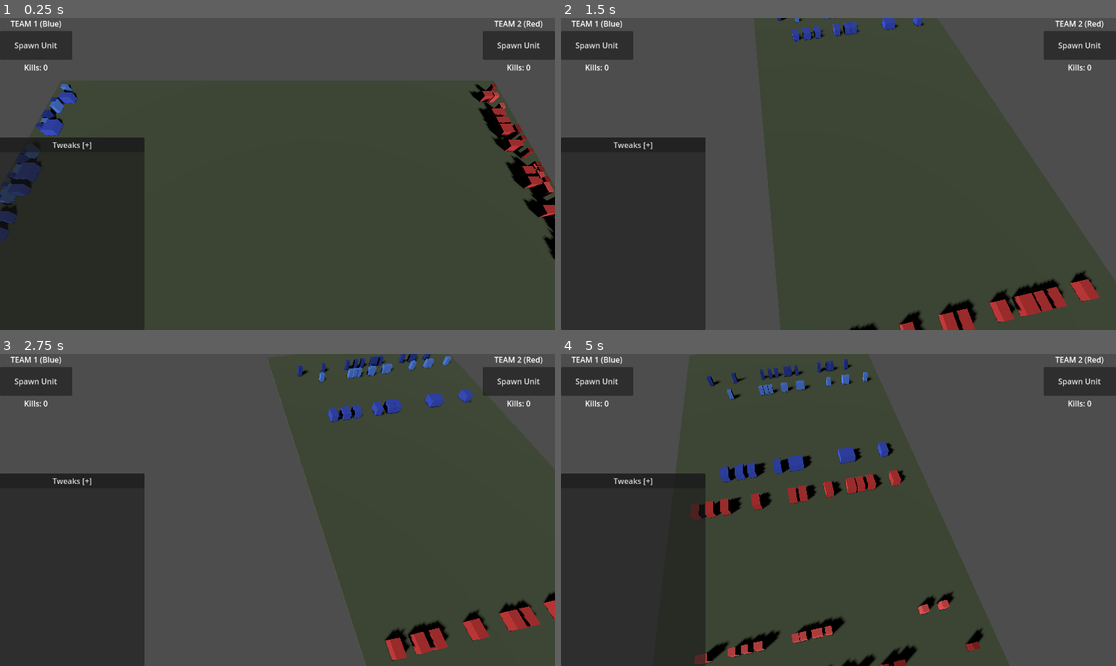
Above: before the commit, frames 1-4 (two rows, left to right).
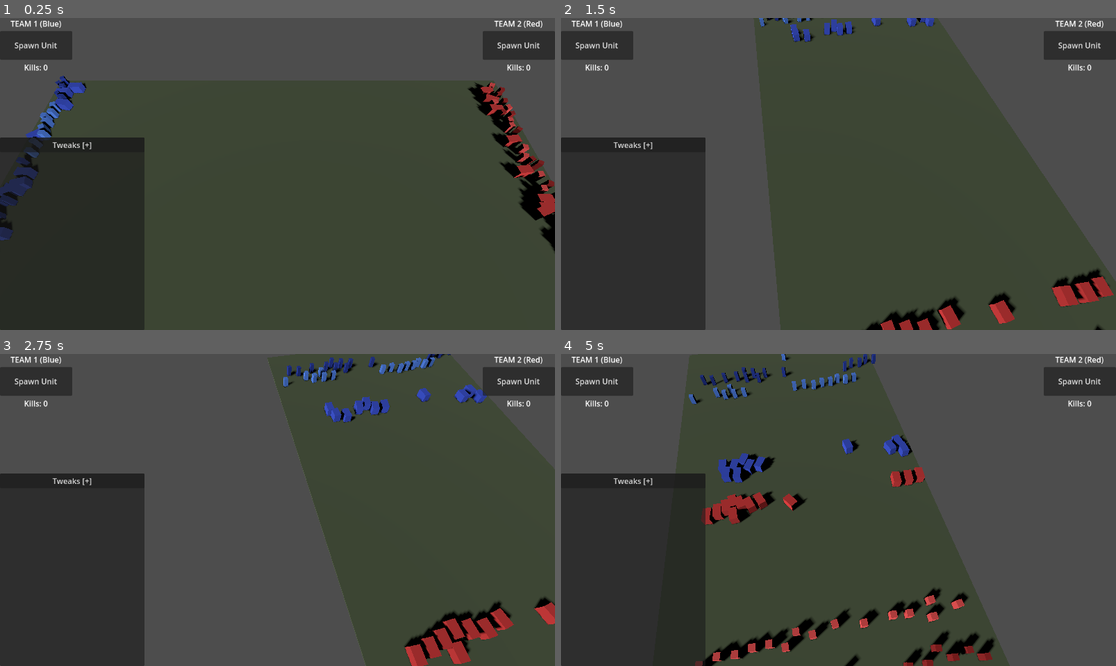
Above: after the commit, the same moments.

Repository: zoltan-szabo-boz/autobattler
Game: Godot game, scene res://scenes/main.tscn
The game is run twice, just before and just after one commit, with the same random seed, the same clock (stepped at 60 frames per second) and the same inputs.
Inputs (mouse positions are in pixels of both pictures, inside the frame that each line leads up to):
- Up to frame 1 (0.25 s): no input
- Up to frame 2 (1.5 s): tap Enter at 0.5 s; move the mouse to (960, 158) at 0.52 s; hold D 0.53-1.28 s; hold Q 0.53-1.28 s; click (960, 158) at 0.67 s; move the mouse to (727, 189) at 1.27 s; hold Down (ui_down) from 1.28 s (still down); tap E at 1.35 s
- Up to frame 3 (2.75 s): move the mouse to (333, 441) at 2.02 s; release Down (ui_down) at 2.03 s; hold D from 2.03 s (still down); hold Z from 2.03 s (still down)
- Up to frame 4 (5 s): move the mouse to (810, 572) at 2.77 s; release D at 2.78 s; release Z at 2.78 s; hold Up (ui_up) 2.78-3.53 s; tap C at 2.85 s; click (810, 572) at 2.92 s; move the mouse to (1005, 556) at 3.52 s; hold A from 3.53 s (still down); tap 1 at 3.6 s; move the mouse to (672, 463) at 4.27 s; tap 2 at 4.35 s

The runs differ from the first frame. In frame 1, 3.1% of the frame differs, in the area x 0-100%, y 18-78%; in frame 2, 3.0%; in frame 3, 4.6%; in frame 4, 7.2%, in the area x 23-79%, y 0-100%.

Commit message:
Friendly Unit Avoidance

Diff:
--- a/scripts/game_manager.gd
+++ b/scripts/game_manager.gd
@@ -41,6 +41,7 @@
 func _get_spawn_position(team: int) -> Vector3:
 	var half_size = GameConfig.battlefield_size / 2.0
 	var margin = GameConfig.spawn_margin
+	var min_separation: float = 1.5  # Minimum distance between units at spawn
 
 	var x: float
 	var z: float
@@ -48,13 +49,36 @@
 	if team == 1:
 		# Team 1 spawns on left edge (negative X)
 		x = -half_size.x + margin
-		z = randf_range(-half_size.y + margin, half_size.y - margin)
 	else:
 		# Team 2 spawns on right edge (positive X)
 		x = half_size.x - margin
+
+	# Try to find a non-overlapping position
+	var max_attempts: int = 20
+	var best_position := Vector3(x, 0, randf_range(-half_size.y + margin, half_size.y - margin))
+
+	for attempt in range(max_attempts):
 		z = randf_range(-half_size.y + margin, half_size.y - margin)
+		var candidate := Vector3(x, 0, z)
 
-	return Vector3(x, 0, z)
+		# Check if this position overlaps with existing units
+		var is_clear := true
+		var units_container = get_tree().root.get_node_or_null("Main/Units")
+		if units_container:
+			for unit in units_container.get_children():
+				if unit is BaseUnit:
+					var dist = candidate.distance_to(unit.global_position)
+					if dist < min_separation:
+						is_clear = false
+						break
+
+		if is_clear:
+			return candidate
+
+	# If we couldn't find a clear spot, add a random offset to spread units out
+	best_position.x += randf_range(-1.0, 1.0)
+	best_position.z += randf_range(-1.0, 1.0)
+	return best_position
 
 func add_kill(team: int) -> void:
 	if team == 1:
--- a/scripts/units/archer_unit.gd
+++ b/scripts/units/archer_unit.gd
@@ -43,6 +43,10 @@
 	# Move towards target (slowly)
 	var direction = (target.global_position - global_position).normalized()
 	direction.y = 0
+
+	# Apply friendly avoidance steering
+	var avoidance = _get_friendly_avoidance()
+	direction = (direction + avoidance).normalized()
 
 	velocity = direction * speed
 	move_and_slide()
--- a/scripts/units/base_unit.gd
+++ b/scripts/units/base_unit.gd
@@ -201,6 +201,10 @@
 	var direction = (target.global_position - global_position).normalized()
 	direction.y = 0  # Keep movement on ground plane
 
+	# Apply friendly avoidance steering
+	var avoidance = _get_friendly_avoidance()
+	direction = (direction + avoidance).normalized()
+
 	velocity = direction * speed
 	move_and_slide()
 
@@ -217,6 +221,29 @@
 	if direction.length() > 0.01:
 		look_at(global_position + direction, Vector3.UP)
 
+func _get_friendly_avoidance() -> Vector3:
+	var avoidance := Vector3.ZERO
+	var avoidance_radius: float = 2.0  # Distance to start avoiding friendlies
+	var avoidance_strength: float = 1.5  # How strongly to avoid
+
+	var friendly_group = "team_%d" % team
+	var friendlies = get_tree().get_nodes_in_group(friendly_group)
+
+	for friendly in friendlies:
+		if friendly == self or not is_instance_valid(friendly):
+			continue
+
+		var to_friendly = friendly.global_position - global_position
+		to_friendly.y = 0
+		var dist = to_friendly.length()
+
+		if dist < avoidance_radius and dist > 0.01:
+			# Push away from friendly, stronger when closer
+			var push_strength = (avoidance_radius - dist) / avoidance_radius
+			avoidance -= to_friendly.normalized() * push_strength * avoidance_strength
+
+	return avoidance
+
 func _attack_target() -> void:
 	# Not moving while attacking
 	velocity = Vector3.ZERO
Not shown, changed: docs/index.html
Not shown, changed: docs/index.pck
